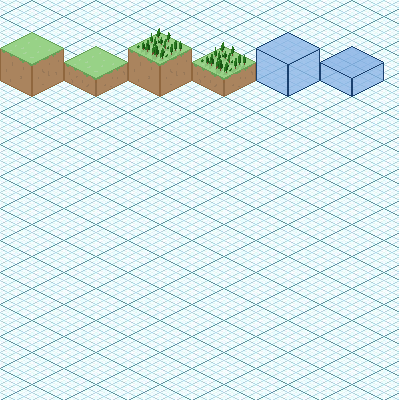
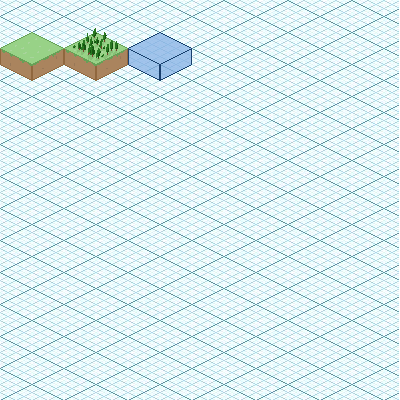
Before/after of a 400 x 400 layered artwork. What changed in the layer stack:
painted on "Paint Layer 1 Merged" over [left=0, top=28, right=384, bottom=97]
painted on "Paint Layer 2 (pasted) Merged" over [left=0, top=28, right=384, bottom=97]
